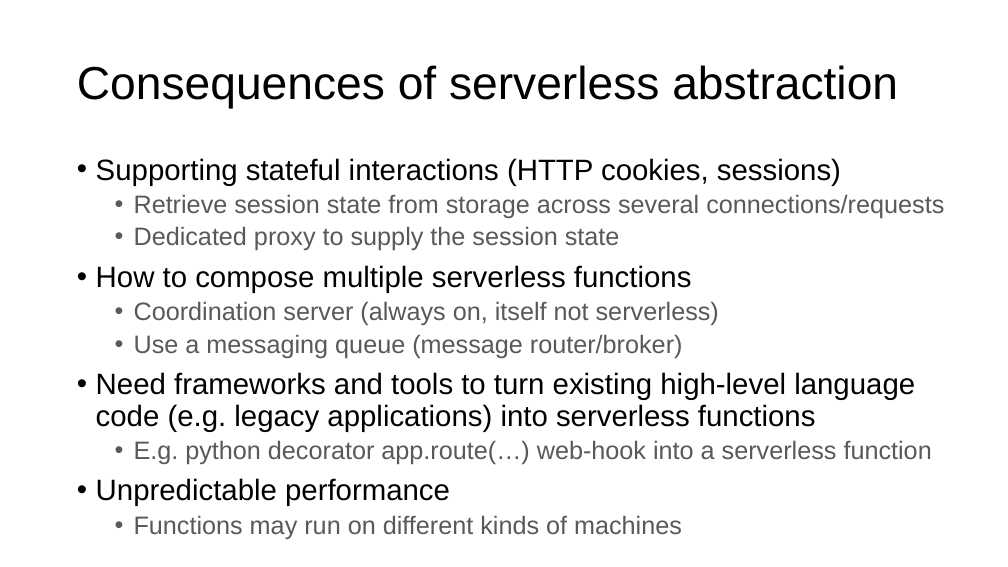
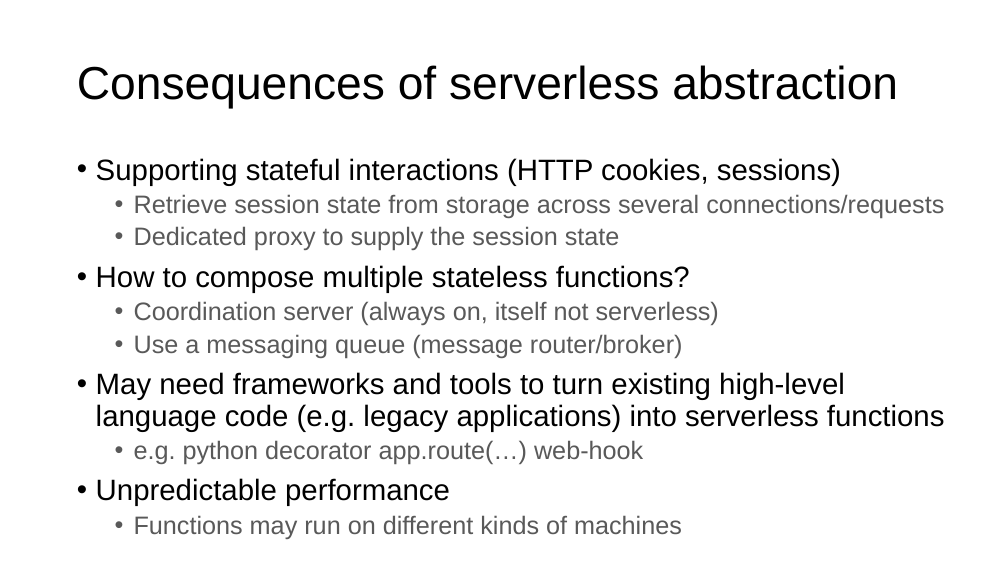
Before and after one commit to ngsrinivas/coursegen, a slide deck: slide 18 of ex/553-S25/staging/553-S25/lectures/07-application-architecture.pptx (slide 13 before the commit). Drawn at 1008x567 pixels with LibreOffice and Linux fonts; fonts in the diff are those of the drawing. Boxes give left, top, right and bottom in pixels: in the first picture for what was removed or moved away, otherwise in the second. Text is boxed around its words. In the diff, an @@ line names an element or a change of style, - is before the commit and + after.

Commit message:
Add lecture 7 serverless

```diff
--- a/ex/553-S25/staging/553-S25/lectures/07-application-architecture.pptx
+++ b/ex/553-S25/staging/553-S25/lectures/07-application-architecture.pptx
@@ text at (96,265,690,293): text changed @@
-• How to compose multiple serverless functions
+• How to compose multiple stateless functions?
@@ text at (96,372,945,464): text changed @@
-• Need frameworks and tools to turn existing high-level language code (e.g. legacy applications) into serverless functions
-  • E.g. python decorator app.route(…) web-hook into a serverless function
+• May need frameworks and tools to turn existing high-level language code (e.g. legacy applications) into serverless functions
+  • e.g. python decorator app.route(…) web-hook
```
Also in this commit, not shown: 6 other slides changed, 6 slides added, 3 slides removed, 2 other files.
